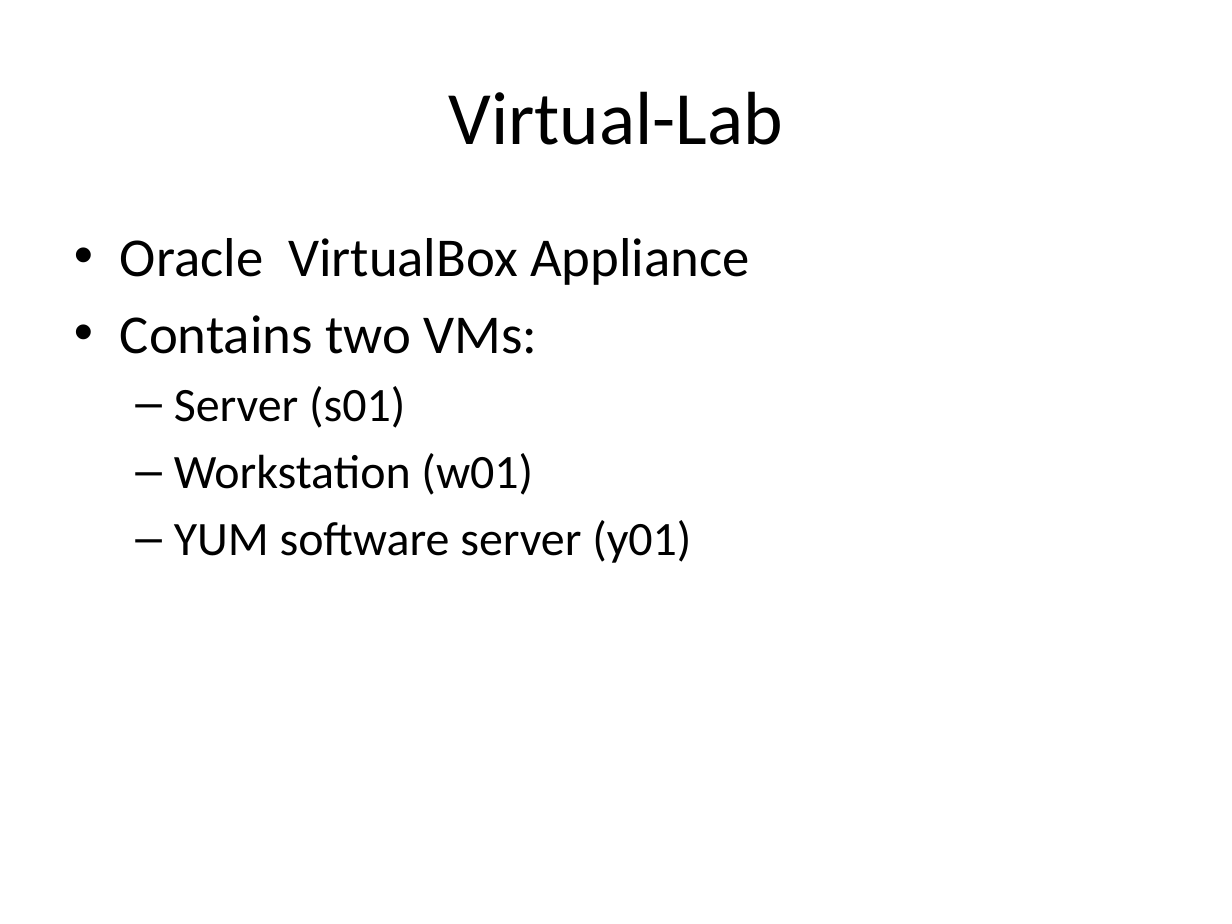
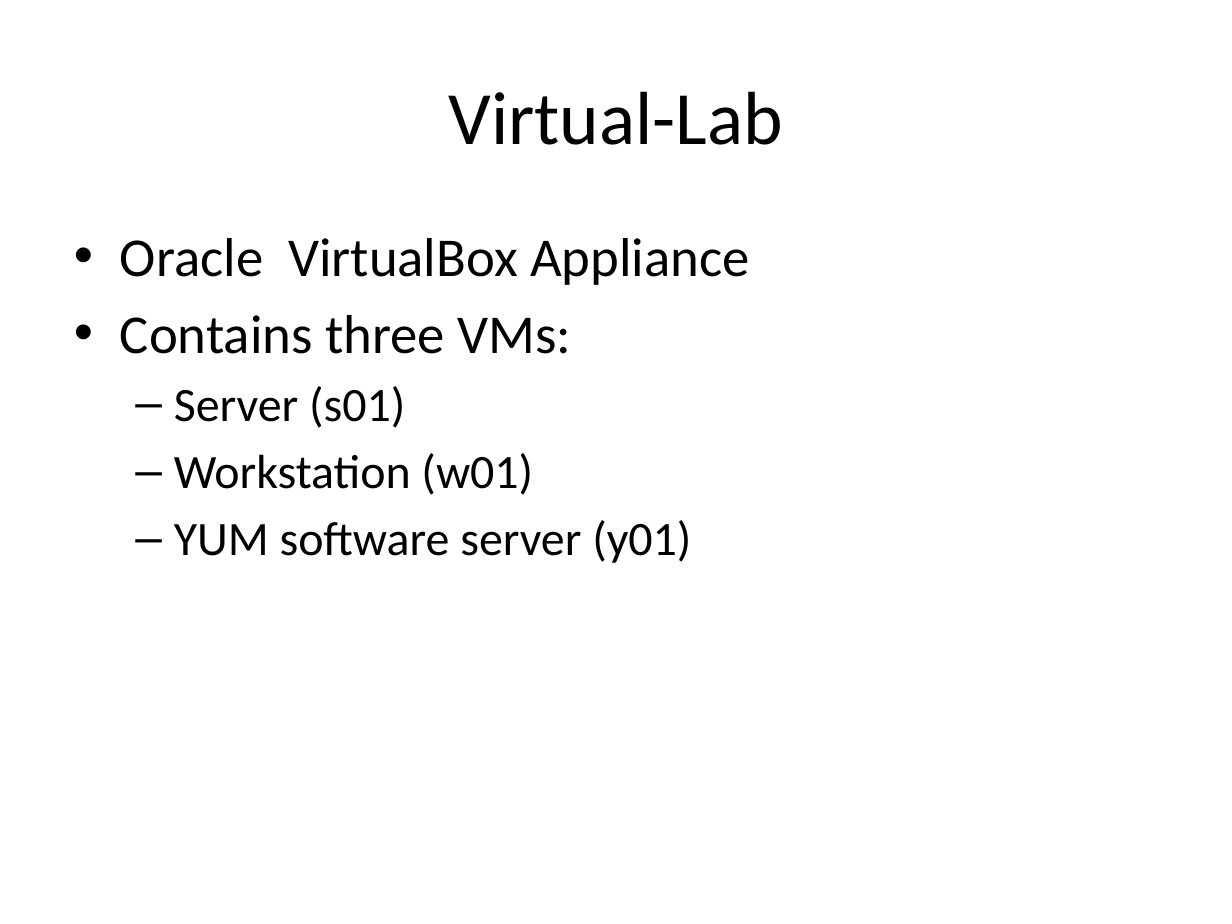
Before and after one commit to profjamesmohawk/LinAdmin, a slide deck: slide 8 of LabTour/lab_tour.odp. Drawn at 1232x924 pixels with LibreOffice and Linux fonts; fonts in the diff are those of the drawing. Boxes give left, top, right and bottom in pixels: in the first picture for what was removed or moved away, otherwise in the second. Text is boxed around its words. In the diff, an @@ line names an element or a change of style, - is before the commit and + after.

```diff
--- a/LabTour/lab_tour.odp
+++ b/LabTour/lab_tour.odp
@@ text at (120, 315, 572, 354): text changed @@
-• Contains two VMs:
+• Contains three VMs:
```
Also in this commit, not shown: 1 other slide changed, 1 other file.
